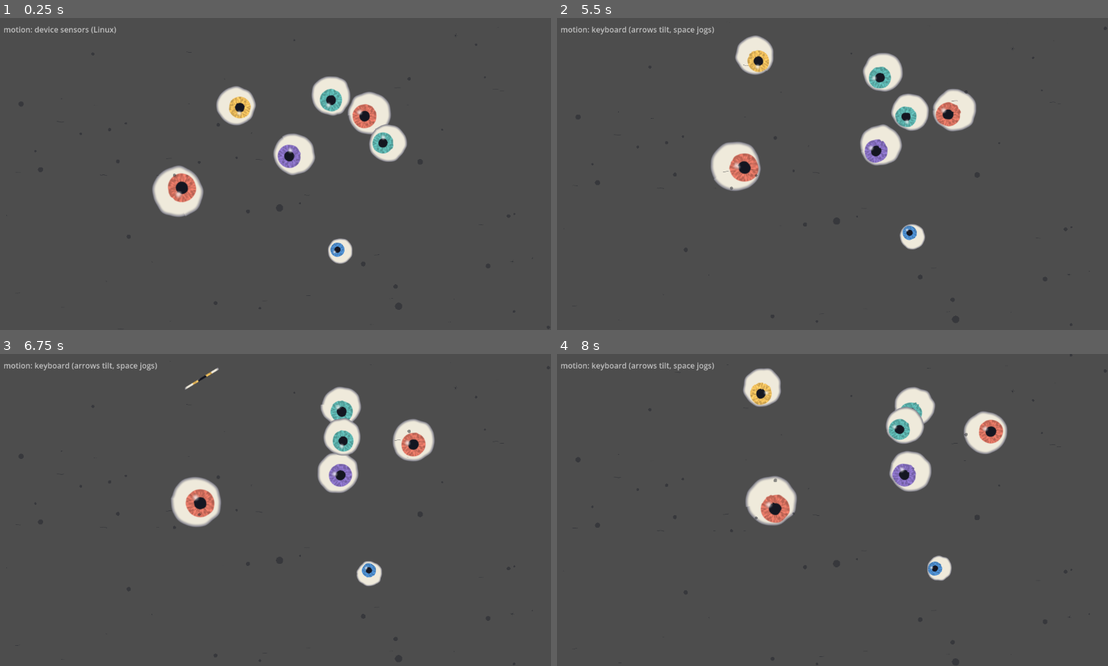
Above: before the commit, frames 1-4 (two rows, left to right).
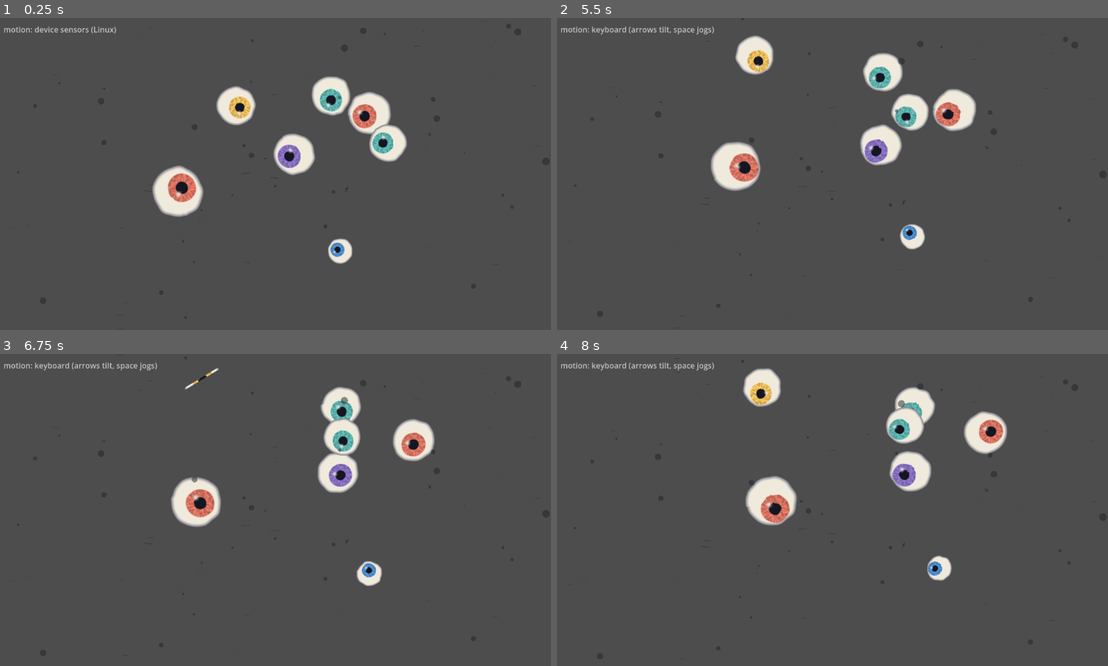
Above: after the commit, the same moments.

Repository: Luan-vP/godot-project-1
Game: Godot game, scene res://features/levels/secret_eyes/fluid_demo.tscn
Two runs of this game, one before a commit and one after it. Both use one fixed random seed, a clock stepped at 60 frames per second and the inputs below.
Inputs (mouse positions are in pixels of both pictures, inside the frame that each line leads up to):
- Up to frame 1 (0.25 s): no input
- Up to frame 2 (5.5 s): tap Enter (ui_accept) at 0.5, 0.77, 3.77 s; move the mouse to (953, 158) at 0.52 s; hold Right (ui_right) 0.53-1.25 s; tap R at 0.6, 2.3 s; click (953, 158) at 0.67 s; tap C at 0.8, 3.6, 5.3 s; drag from (716, 189) to (804, 236) at 1.27 s; move the mouse to (887, 105) at 2.02 s; hold Right (ui_right) 2.03-2.75 s; tap F at 2.1, 3.8 s; click (887, 105) at 2.17 s; drag from (804, 236) to (661, 127) at 2.77 s; move the mouse to (997, 220) at 3.52 s; hold Left (ui_left) 3.53-4.25 s; click (997, 220) at 3.67 s; drag from (661, 127) to (749, 96) at 4.27 s; move the mouse to (860, 174) at 5.02 s; hold Down (ui_down) from 5.03 s (still down); hold Shift from 5.03 s (still down); click (860, 174) at 5.17 s
- Up to frame 3 (6.75 s): release Down (ui_down) at 5.75 s; release Shift at 5.75 s; drag from (192, 432) to (159, 525) at 5.77 s; move the mouse to (396, 494) at 6.52 s; hold Up (ui_up) from 6.53 s (still down); tap Ctrl at 6.6 s; click (396, 494) at 6.67 s
- Up to frame 4 (8 s): tap Enter (ui_accept) at 6.77 s; tap R at 6.8 s; release Up (ui_up) at 7.25 s; drag from (716, 525) to (804, 572) at 7.27 s

The runs differ from the first frame. In frame 1, less than 0.1% of the frame differs, in the area x 18-94%, y 5-79%; in frame 2, less than 0.1%; in frame 3, less than 0.1%, in the area x 11-94%, y 10-84%; in frame 4, less than 0.1%.

Commit message:
Add out-of-focus floaters and a gel-like vitreous tank
FloaterField gains opt-in controls that one shared setting could not
express: per-family radius ranges (the tiniest specks next to long
threads), a constant line width in pixels, strand straightness, random
rotation, and the floater motion parameters. All default to the old
behaviour.

Given FloaterDepth bands, a field splits its population across depth
layers. Each band is a transparent SubViewport its floaters draw into at
their real positions, composited through a rim-weighted disc blur so
defocused floaters read as bokeh rather than Gaussian smudges; nearer
bands are larger, fainter and blurrier.

features/levels/vitreous is a pale tank of straightish strands and specks
in a gel: 128^2 grid, viscosity 80 000 px^2/s over 40 iterations, no
vorticity. Measured against the default water tank with the same stir,
half the tank moves together immediately (vs a fifth) with no eddies, at
lower cost than the default solve.

Claude-Session: https://claude.ai/code/session_01XfBcD5XjyyQVGpJSZPWgPx

Diff:
--- /dev/null
+++ b/features/floaters/floater_depth.gd
@@ -0,0 +1,52 @@
+class_name FloaterDepth
+extends Resource
+## One depth band of a [FloaterField]: how many floaters sit at it, and how far
+## out of focus they are.
+##
+## Real floaters are shadows cast onto the retina from slightly different
+## distances in front of it, so each one is blurred by a different amount. A
+## handful of bands is enough to read as depth; each band is drawn into its
+## own layer and shown through a bokeh blur, so this is the whole description
+## of a band — there is nothing else to configure per depth.
+
+## Relative share of the population in this band. Normalised against the
+## other bands, so these need not sum to 1.
+@export_range(0.0, 1.0, 0.01) var share: float = 1.0
+
+## Radius of the bokeh disc, in pixels. Below about a pixel the band is drawn
+## sharp.
+@export_range(0.0, 64.0, 0.1) var blur_px: float = 0.0
+
+## Coverage multiplier after blurring. Spreading a one-pixel speck over a
+## ten-pixel disc leaves almost nothing of it; this puts some back. Too high and
+## the blurred shape clips into a flat, opaque slab.
+@export_range(0.1, 16.0, 0.1) var gain: float = 1.0
+
+## Size multiplier for floaters in this band. Defocus spreads a shadow wider,
+## so nearer, blurrier bands read larger.
+@export_range(0.1, 4.0, 0.05) var magnify: float = 1.0
+
+## Opacity multiplier. A shadow spread over a wider disc is fainter.
+@export_range(0.0, 1.0, 0.01) var opacity: float = 1.0
+
+
+static func make(
+	band_share: float, blur: float, coverage_gain: float, size: float, alpha: float
+) -> FloaterDepth:
+	var depth := FloaterDepth.new()
+	depth.share = band_share
+	depth.blur_px = blur
+	depth.gain = coverage_gain
+	depth.magnify = size
+	depth.opacity = alpha
+	return depth
+
+
+## Far, middle and near bands tuned against a pale background: a nearly sharp
+## back layer, a soft middle, and a ghostly near layer that is mostly smear.
+static func vitreous_bands() -> Array[FloaterDepth]:
+	return [
+		make(0.35, 1.5, 1.2, 1.0, 1.0),
+		make(0.40, 5.0, 2.0, 1.3, 0.8),
+		make(0.25, 14.0, 2.2, 1.8, 0.6),
+	]
--- a/features/floaters/floater_field.gd
+++ b/features/floaters/floater_field.gd
@@ -5,6 +5,14 @@
 ## A level picks how much debris its tank has and how it is sized by setting
 ## the exports below — the count and the size distribution are the whole
 ## interface, not a fixed roster of scenes.
+##
+## Given [member depths], the population is also split across depth bands and
+## each band is drawn out of focus. Each band is an offscreen, transparent
+## [SubViewport] its floaters draw into at their real positions, shown back
+## through a bokeh blur. That assumes this field sits untransformed over the
+## whole viewport — true of a screen-space overlay, which is what floaters are.
+
+const BOKEH_SHADER := preload("res://features/floaters/shaders/bokeh.gdshader")
 
 ## How many floaters to keep in the tank.
 @export_range(0, 400) var count: int = 60
@@ -26,7 +34,58 @@
 ## Tank to populate. Left empty, the first tank in the scene is used.
 @export var simulation_path: NodePath
 
+@export_group("Shape")
+## Radius range for dots alone, in pixels. Left at zero, dots use [member
+## radius_range]. Separate ranges are what allow the tiniest specks alongside
+## long strands, which one shared range cannot.
+@export var dot_radius_range: Vector2 = Vector2.ZERO
+
+## Radius range for strands alone — half their length, in pixels. Zero falls
+## back to [member radius_range].
+@export var strand_radius_range: Vector2 = Vector2.ZERO
+
+## Radius range for cobwebs alone, in pixels. Zero falls back to [member
+## radius_range].
+@export var cobweb_radius_range: Vector2 = Vector2.ZERO
+
+## How far a strand wanders off straight per segment; see [method
+## FloaterShape.make_strand]. Lower is straighter.
+@export_range(0.0, 1.0, 0.01) var strand_wander: float = 0.3
+
+## Line thickness in pixels for strands and cobweb arms, whatever the floater's
+## size. Zero keeps each shape's own proportion of its radius, so a long strand
+## draws thicker than a short one.
+@export_range(0.0, 8.0, 0.1) var line_width_px: float = 0.0
+
+## Spin each floater to a random angle. Off, every strand lies left to right,
+## which reads as hatching once there are many of them.
+@export var random_rotation: bool = false
+
+@export_group("Motion")
+## Copied onto every floater. The defaults match [Floater]'s own; a thicker
+## medium wants a higher [member drag] so floaters ride with it rather than
+## coast through it.
+@export var drag: float = 2.2
+
+## Sinking rate copied onto every floater; see [member FluidBody.buoyancy].
+@export var buoyancy: float = 12.0
+
+## Speed cap copied onto every floater.
+@export var max_speed: float = 140.0
+
+@export_group("Focus")
+## Depth bands, far to near. Empty draws every floater sharp, directly, with no
+## offscreen layers at all.
+@export var depths: Array[FloaterDepth] = []
+
+## Whether bands are blurred. Off shows the same bands sharp, which is useful
+## for comparing the two.
+@export var defocus_enabled: bool = true:
+	set = set_defocus_enabled
+
 var _rng := RandomNumberGenerator.new()
+var _layers: Array[SubViewport] = []
+var _materials: Array[ShaderMaterial] = []
 
 
 func _ready() -> void:
@@ -34,9 +93,31 @@
 	var simulation := _resolve_simulation()
 	if simulation == null:
 		return
+	_build_layers()
 	var rect := simulation.get_world_rect()
 	for i in count:
-		add_child(_make_floater(rect))
+		var depth_index := pick_depth(_rng, depths)
+		var parent: Node = self if depth_index < 0 else _layers[depth_index]
+		parent.add_child(_make_floater(rect, depth_index))
+
+
+func set_defocus_enabled(value: bool) -> void:
+	defocus_enabled = value
+	_apply_focus()
+
+
+## The layer a depth band draws into, or null when the field has no bands.
+func get_layer(depth_index: int) -> SubViewport:
+	if depth_index < 0 or depth_index >= _layers.size():
+		return null
+	return _layers[depth_index]
+
+
+## Radius range for a shape [param family] (0 dot, 1 strand, 2 cobweb): its own
+## override when one is set, otherwise [member radius_range].
+func radius_range_for(family: int) -> Vector2:
+	var override: Vector2 = [dot_radius_range, strand_radius_range, cobweb_radius_range][family]
+	return radius_range if override == Vector2.ZERO else override
 
 
 func _resolve_simulation() -> FluidSimulation:
@@ -45,11 +126,61 @@
 	return get_tree().get_first_node_in_group(FluidSimulation.GROUP_NAME) as FluidSimulation
 
 
-func _make_floater(rect: Rect2) -> Floater:
+func _build_layers() -> void:
+	for depth in depths:
+		var layer := SubViewport.new()
+		layer.transparent_bg = true
+		layer.render_target_update_mode = SubViewport.UPDATE_ALWAYS
+		add_child(layer)
+		_layers.append(layer)
+
+		var material := ShaderMaterial.new()
+		material.shader = BOKEH_SHADER
+		_materials.append(material)
+
+		var composite := Sprite2D.new()
+		composite.centered = false
+		composite.texture = layer.get_texture()
+		composite.material = material
+		add_child(composite)
+
+	if not _layers.is_empty():
+		_fit_layers()
+		get_viewport().size_changed.connect(_fit_layers)
+	_apply_focus()
+
+
+func _fit_layers() -> void:
+	var size := Vector2i(get_viewport_rect().size)
+	for layer in _layers:
+		layer.size = size
+
+
+func _apply_focus() -> void:
+	for i in _materials.size():
+		var depth := depths[i]
+		var tint := color
+		tint.a *= depth.opacity
+		_materials[i].set_shader_parameter("tint", tint)
+		_materials[i].set_shader_parameter("radius_px", depth.blur_px if defocus_enabled else 0.0)
+		_materials[i].set_shader_parameter("gain", depth.gain if defocus_enabled else 1.0)
+
+
+func _make_floater(rect: Rect2, depth_index: int) -> Floater:
+	var family := pick_family(_rng, shape_weights)
+	var magnify := 1.0 if depth_index < 0 else depths[depth_index].magnify
 	var floater := Floater.new()
-	floater.radius = sampled_radius(_rng, radius_range, size_skew)
-	floater.shape = _make_shape(_rng, shape_weights)
-	floater.color = color
+	floater.radius = sampled_radius(_rng, radius_range_for(family), size_skew) * magnify
+	floater.shape = _make_shape(_rng, family, strand_wander)
+	if line_width_px > 0.0 and family != 0:
+		floater.shape.strand_width = line_width_px / maxf(floater.radius, 0.001)
+	if random_rotation:
+		floater.rotation = _rng.randf() * TAU
+	# Inside a band the layer only records coverage; its composite owns colour.
+	floater.color = color if depth_index < 0 else Color.WHITE
+	floater.drag = drag
+	floater.buoyancy = buoyancy
+	floater.max_speed = max_speed
 	floater.global_position = rect.position + Vector2(_rng.randf(), _rng.randf()) * rect.size
 	return floater
 
@@ -76,11 +207,29 @@
 	return 2
 
 
-static func _make_shape(rng: RandomNumberGenerator, weights: Vector3) -> FloaterShape:
-	match pick_family(rng, weights):
+## Picks a band index from [param bands] by their shares, or -1 when there are
+## no bands. All-zero shares fall back to the first band.
+static func pick_depth(rng: RandomNumberGenerator, bands: Array[FloaterDepth]) -> int:
+	if bands.is_empty():
+		return -1
+	var total := 0.0
+	for band in bands:
+		total += maxf(band.share, 0.0)
+	if total <= 0.0:
+		return 0
+	var roll := rng.randf() * total
+	for i in bands.size():
+		roll -= maxf(bands[i].share, 0.0)
+		if roll < 0.0:
+			return i
+	return bands.size() - 1
+
+
+static func _make_shape(rng: RandomNumberGenerator, family: int, wander: float) -> FloaterShape:
+	match family:
 		0:
 			return FloaterShape.make_dot()
 		1:
-			return FloaterShape.make_strand(rng)
+			return FloaterShape.make_strand(rng, 6, wander)
 		_:
 			return FloaterShape.make_cobweb(rng)
--- /dev/null
+++ b/features/floaters/shaders/bokeh.gdshader
@@ -0,0 +1,42 @@
+shader_type canvas_item;
+// Out-of-focus composite for one FloaterDepth band.
+//
+// A disc blur, not a Gaussian: taps fill a circle on a golden-angle spiral,
+// which is what turns a defocused speck into a soft-edged coin instead of a
+// smudge. Outer taps are weighted up a little for the rim real bokeh has. The
+// spiral is rotated per pixel so sparse taps read as grain, not banding.
+//
+// Only coverage is blurred. Colour comes from `tint`: every floater in a band
+// is one colour, and it sidesteps premultiplied-alpha fringes at the edges.
+
+uniform float radius_px = 0.0;
+uniform float gain = 1.0;
+uniform float rim = 0.6;
+uniform vec4 tint : source_color = vec4(0.13, 0.14, 0.17, 0.5);
+
+const int TAPS = 64;
+const float GOLDEN_ANGLE = 2.39996323;
+
+float hash(vec2 p) {
+	return fract(52.9829189 * fract(dot(p, vec2(0.06711056, 0.00583715))));
+}
+
+void fragment() {
+	if (radius_px < 0.75) {
+		COLOR = vec4(tint.rgb, texture(TEXTURE, UV).a * tint.a);
+	} else {
+		float spin = hash(FRAGCOORD.xy) * 6.2831853;
+		float total = 0.0;
+		float weight_sum = 0.0;
+		for (int i = 0; i < TAPS; i++) {
+			float r = sqrt((float(i) + 0.5) / float(TAPS));
+			float a = float(i) * GOLDEN_ANGLE + spin;
+			vec2 offset = vec2(cos(a), sin(a)) * r * radius_px * TEXTURE_PIXEL_SIZE;
+			float w = 1.0 + rim * r * r;
+			total += texture(TEXTURE, UV + offset).a * w;
+			weight_sum += w;
+		}
+		float coverage = clamp(total / weight_sum * gain, 0.0, 1.0);
+		COLOR = vec4(tint.rgb, coverage * tint.a);
+	}
+}
--- /dev/null
+++ b/features/levels/vitreous/vitreous_tank.gd
@@ -0,0 +1,146 @@
+extends Node2D
+## A pale tank of eye floaters in a gel, and nothing else.
+##
+## What the floaters mechanic is actually about: muscae volitantes drifting in
+## the vitreous humour, out of focus, against a bright field. Assembled in code
+## so the scene file stays a single node, the same as the secret eye level.
+##
+## Drag to push the gel. Arrows tilt, space jogs, C recalibrates, R stills the
+## gel, +/- adds or removes floaters, F toggles the out-of-focus look.
+
+const STIR_GAIN := 9.0
+const STIR_RADIUS := 120.0
+
+const COUNT_STEP := 40
+const MAX_COUNT := 400
+
+var _simulation: FluidSimulation
+var _motion: MotionInput
+var _floaters: FloaterField
+var _last_mouse := Vector2.ZERO
+var _count := 220
+var _defocus := true
+
+
+func _ready() -> void:
+	_simulation = FluidSimulation.new()
+	_simulation.name = "Vitreous"
+	_simulation.config = make_gel_config(get_viewport_rect().size)
+	add_child(_simulation)
+
+	var renderer := FluidRenderer.new()
+	renderer.name = "FluidRenderer"
+	renderer.style = make_clear_style()
+	renderer.z_index = -100
+	add_child(renderer)
+
+	_motion = MotionInput.new()
+	_motion.name = "MotionInput"
+	add_child(_motion)
+
+	var driver := FluidMotionDriver.new()
+	driver.name = "FluidMotionDriver"
+	# The gel is clear; a jog should move it, not stain it.
+	driver.nudge_paint = 0.0
+	add_child(driver)
+
+	_spawn_floaters()
+	_build_hint()
+	_last_mouse = get_global_mouse_position()
+
+
+## The vitreous as a fluid: thick enough that a stir moves a broad sheet with
+## no eddies in it, and the tank walls drag it to a stop.
+##
+## Viscosity saturates at a fixed iteration count, so the thickness here comes
+## as much from the coarse grid and the iterations as from [member
+## FluidConfig.viscosity] — see the fluid README's Viscosity section for the
+## measurements. 128² with 40 diffusion iterations costs less than the default
+## 256² water solve.
+static func make_gel_config(world_size: Vector2) -> FluidConfig:
+	var config := FluidConfig.new()
+	config.world_size = world_size
+	config.simulation_resolution = 128
+	config.viscosity = 80000.0
+	config.viscosity_iterations = 40
+	# Confinement puts swirl back in; a gel should have none.
+	config.vorticity = 0.0
+	config.velocity_dissipation = 0.95
+	# The gel barely moves on its own.
+	config.ambient_current = 2.0
+	return config
+
+
+## Nearly clear, bright ground: the floaters should be the only thing to see.
+static func make_clear_style() -> PainterlyStyle:
+	var style := PainterlyStyle.new()
+	style.paper_color = Color(0.95, 0.93, 0.88)
+	style.deep_color = Color(0.80, 0.83, 0.86)
+	style.ambient_density = 0.04
+	style.edge_darkening = 0.15
+	style.canvas_grain = 0.08
+	return style
+
+
+func _spawn_floaters() -> void:
+	if _floaters != null:
+		_floaters.queue_free()
+	_floaters = FloaterField.new()
+	_floaters.name = "Floaters"
+	_floaters.count = _count
+	# Straightish threads and the tiniest specks; no cobwebs.
+	_floaters.shape_weights = Vector3(3.0, 2.0, 0.0)
+	_floaters.dot_radius_range = Vector2(0.7, 1.6)
+	_floaters.strand_radius_range = Vector2(8.0, 34.0)
+	_floaters.size_skew = 1.7
+	_floaters.strand_wander = 0.12
+	_floaters.line_width_px = 1.5
+	_floaters.random_rotation = true
+	_floaters.color = Color(0.22, 0.24, 0.28, 0.5)
+	# Embedded in the gel: carried by it exactly, and settling only slowly.
+	_floaters.drag = 12.0
+	_floaters.buoyancy = 3.0
+	_floaters.depths = FloaterDepth.vitreous_bands()
+	_floaters.defocus_enabled = _defocus
+	add_child(_floaters)
+
+
+func _build_hint() -> void:
+	var layer := CanvasLayer.new()
+	var hint := Label.new()
+	hint.position = Vector2(16.0, 12.0)
+	hint.add_theme_color_override("font_color", Color(0.2, 0.22, 0.26, 0.55))
+	hint.text = "drag push · arrows tilt · space jog · C calibrate · R still · +/- count · F focus"
+	layer.add_child(hint)
+	add_child(layer)
+
+
+func _process(delta: float) -> void:
+	var mouse := get_global_mouse_position()
+	var motion := mouse - _last_mouse
+	_last_mouse = mouse
+	if not Input.is_mouse_button_pressed(MOUSE_BUTTON_LEFT):
+		return
+	if delta <= 0.0 or motion.length() < 0.5:
+		return
+	_simulation.add_velocity_impulse(mouse, motion / delta * STIR_GAIN, STIR_RADIUS, delta)
+
+
+func _unhandled_key_input(event: InputEvent) -> void:
+	var key := event as InputEventKey
+	if key == null or not key.pressed or key.echo:
+		return
+	match key.keycode:
+		KEY_R:
+			_simulation.reset()
+		KEY_C:
+			_motion.calibrate()
+		KEY_F:
+			_defocus = not _defocus
+			_floaters.defocus_enabled = _defocus
+		KEY_EQUAL, KEY_PLUS, KEY_KP_ADD:
+			_count = mini(_count + COUNT_STEP, MAX_COUNT)
+			_spawn_floaters()
+		KEY_MINUS, KEY_KP_SUBTRACT:
+			_count = maxi(_count - COUNT_STEP, 0)
+			_spawn_floaters()
--- /dev/null
+++ b/features/levels/vitreous/vitreous_tank.tscn
@@ -0,0 +1,6 @@
+[gd_scene load_steps=2 format=3]
+
+[ext_resource type="Script" path="res://features/levels/vitreous/vitreous_tank.gd" id="1_tank"]
+
+[node name="VitreousTank" type="Node2D"]
+script = ExtResource("1_tank")
--- a/tests/test_floater_field.gd
+++ b/tests/test_floater_field.gd
@@ -44,3 +44,134 @@
 func test_pick_family_falls_back_to_dot_when_all_weights_are_zero() -> void:
 	var family := FloaterField.pick_family(_rng, Vector3.ZERO)
 	assert_eq(family, 0, "Fallback")
+
+
+func test_pick_depth_is_minus_one_without_bands() -> void:
+	var bands: Array[FloaterDepth] = []
+	assert_eq(FloaterField.pick_depth(_rng, bands), -1, "No bands draws sharp, directly")
+
+
+func test_pick_depth_ignores_a_zero_share_band() -> void:
+	var bands: Array[FloaterDepth] = [
+		FloaterDepth.make(1.0, 0.0, 1.0, 1.0, 1.0),
+		FloaterDepth.make(0.0, 8.0, 1.0, 1.0, 1.0),
+		FloaterDepth.make(1.0, 16.0, 1.0, 1.0, 1.0),
+	]
+	for i in 50:
+		assert_ne(FloaterField.pick_depth(_rng, bands), 1, "Never picks a zero-share band")
+
+
+func test_pick_depth_falls_back_to_the_first_band_when_all_shares_are_zero() -> void:
+	var bands: Array[FloaterDepth] = [
+		FloaterDepth.make(0.0, 0.0, 1.0, 1.0, 1.0), FloaterDepth.make(0.0, 8.0, 1.0, 1.0, 1.0)
+	]
+	assert_eq(FloaterField.pick_depth(_rng, bands), 0, "Fallback")
+
+
+func test_a_family_range_overrides_the_shared_one() -> void:
+	var field: FloaterField = autofree(FloaterField.new())
+	field.radius_range = Vector2(2.0, 8.0)
+	field.dot_radius_range = Vector2(0.5, 1.0)
+	assert_eq(field.radius_range_for(0), Vector2(0.5, 1.0), "Dots use their own range")
+	assert_eq(field.radius_range_for(1), Vector2(2.0, 8.0), "Strands fall back")
+	assert_eq(field.radius_range_for(2), Vector2(2.0, 8.0), "Cobwebs fall back")
+
+
+func test_motion_defaults_match_a_bare_floater() -> void:
+	# The field copies these onto every floater, so defaults that drifted from
+	# Floater's own would silently change every existing tank.
+	var field: FloaterField = autofree(FloaterField.new())
+	var floater: Floater = autofree(Floater.new())
+	assert_eq(field.drag, floater.drag, "Drag")
+	assert_eq(field.buoyancy, floater.buoyancy, "Buoyancy")
+	assert_eq(field.max_speed, floater.max_speed, "Max speed")
+
+
+func test_without_bands_floaters_are_direct_children_and_unrotated() -> void:
+	var field := _populate(func(f: FloaterField): f.count = 20)
+	var floaters := field.find_children("*", "Floater", false, false)
+	assert_eq(floaters.size(), 20, "Every floater is a direct child")
+	assert_eq(field.find_children("*", "SubViewport", false, false).size(), 0, "No layers")
+	for floater in floaters:
+		assert_eq(floater.rotation, 0.0, "Rotation is opt-in")
+
+
+func test_bands_put_every_floater_in_a_layer() -> void:
+	var field := _populate(
+		func(f: FloaterField):
+			f.count = 60
+			f.depths = FloaterDepth.vitreous_bands()
+	)
+	assert_eq(field.find_children("*", "SubViewport", false, false).size(), 3, "One layer per band")
+	assert_eq(field.find_children("*", "Floater", false, false).size(), 0, "None drawn directly")
+	var total := 0
+	for i in 3:
+		var in_layer := field.get_layer(i).find_children("*", "Floater", false, false)
+		total += in_layer.size()
+		for floater in in_layer:
+			assert_eq(floater.color, Color.WHITE, "A layer records coverage; the composite tints")
+	assert_eq(total, 60, "The whole population is placed")
+
+
+func test_nearer_bands_magnify_their_floaters() -> void:
+	var field := _populate(
+		func(f: FloaterField):
+			f.count = 40
+			f.shape_weights = Vector3(1.0, 0.0, 0.0)
+			f.radius_range = Vector2(4.0, 4.0)
+			f.depths = [
+				FloaterDepth.make(1.0, 0.0, 1.0, 1.0, 1.0),
+				FloaterDepth.make(1.0, 8.0, 1.0, 2.0, 1.0)
+			]
+	)
+	for floater in field.get_layer(0).find_children("*", "Floater", false, false):
+		assert_almost_eq(floater.radius, 4.0, 0.001, "Far band keeps its size")
+	for floater in field.get_layer(1).find_children("*", "Floater", false, false):
+		assert_almost_eq(floater.radius, 8.0, 0.001, "Near band is magnified")
+
+
+func test_line_width_is_constant_in_pixels_whatever_the_length() -> void:
+	var field := _populate(
+		func(f: FloaterField):
+			f.count = 30
+			f.shape_weights = Vector3(0.0, 1.0, 0.0)
+			f.radius_range = Vector2(5.0, 40.0)
+			f.line_width_px = 1.5
+			f.random_rotation = true
+	)
+	var rotated := 0
+	for floater in field.find_children("*", "Floater", false, false):
+		var drawn_width: float = floater.shape.strand_width * floater.radius
+		assert_almost_eq(drawn_width, 1.5, 0.001, "Width in pixels")
+		if floater.rotation != 0.0:
+			rotated += 1
+	assert_gt(rotated, 0, "Random rotation spins strands")
+
+
+func test_turning_defocus_off_shows_bands_sharp() -> void:
+	var field := _populate(
+		func(f: FloaterField):
+			f.count = 10
+			f.depths = FloaterDepth.vitreous_bands()
+	)
+	var composites := field.find_children("*", "Sprite2D", false, false)
+	var near: ShaderMaterial = composites[2].material
+	assert_almost_eq(near.get_shader_parameter("radius_px"), 14.0, 0.001, "Near band blurred")
+	field.defocus_enabled = false
+	assert_eq(near.get_shader_parameter("radius_px"), 0.0, "Sharp with defocus off")
+	assert_eq(near.get_shader_parameter("gain"), 1.0, "No coverage boost when sharp")
+
+
+## A field in the tree over a real tank, configured by [param setup] before it
+## enters so its _ready sees the settings.
+func _populate(setup: Callable) -> FloaterField:
+	var tank := FluidSimulation.new()
+	tank.config = FluidConfig.new()
+	tank.config.world_size = Vector2(400.0, 300.0)
+	tank.config.simulation_resolution = 32
+	add_child_autofree(tank)
+	var field := FloaterField.new()
+	field.simulation_path = tank.get_path()
+	setup.call(field)
+	add_child_autofree(field)
+	return field
